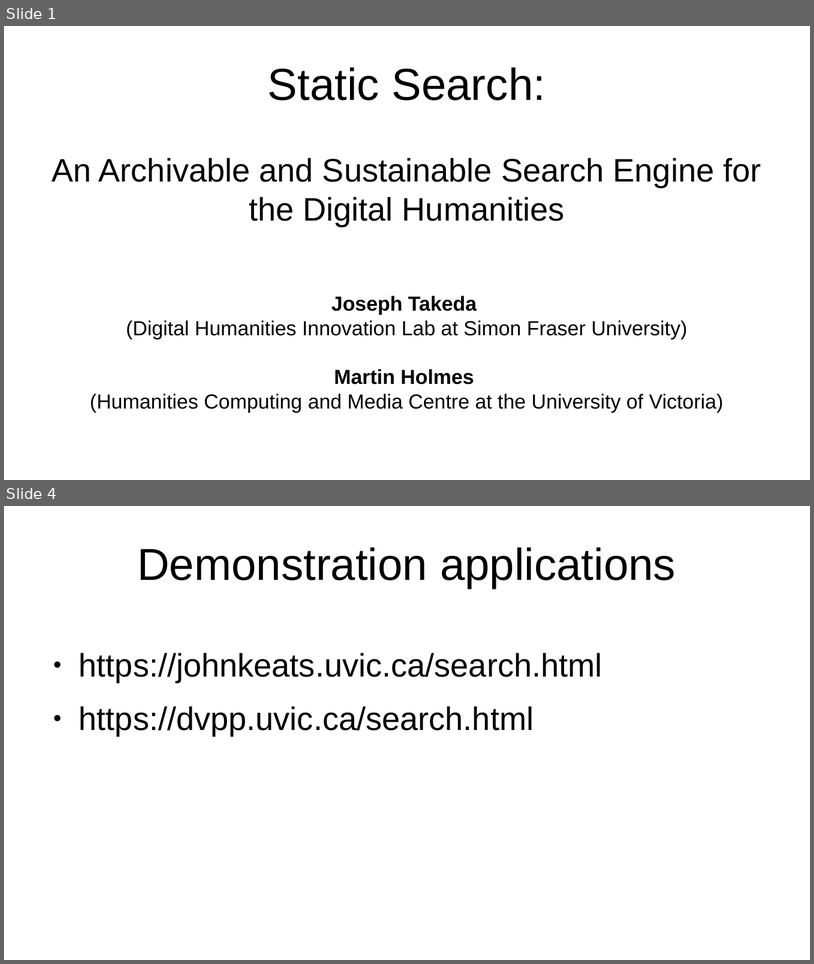
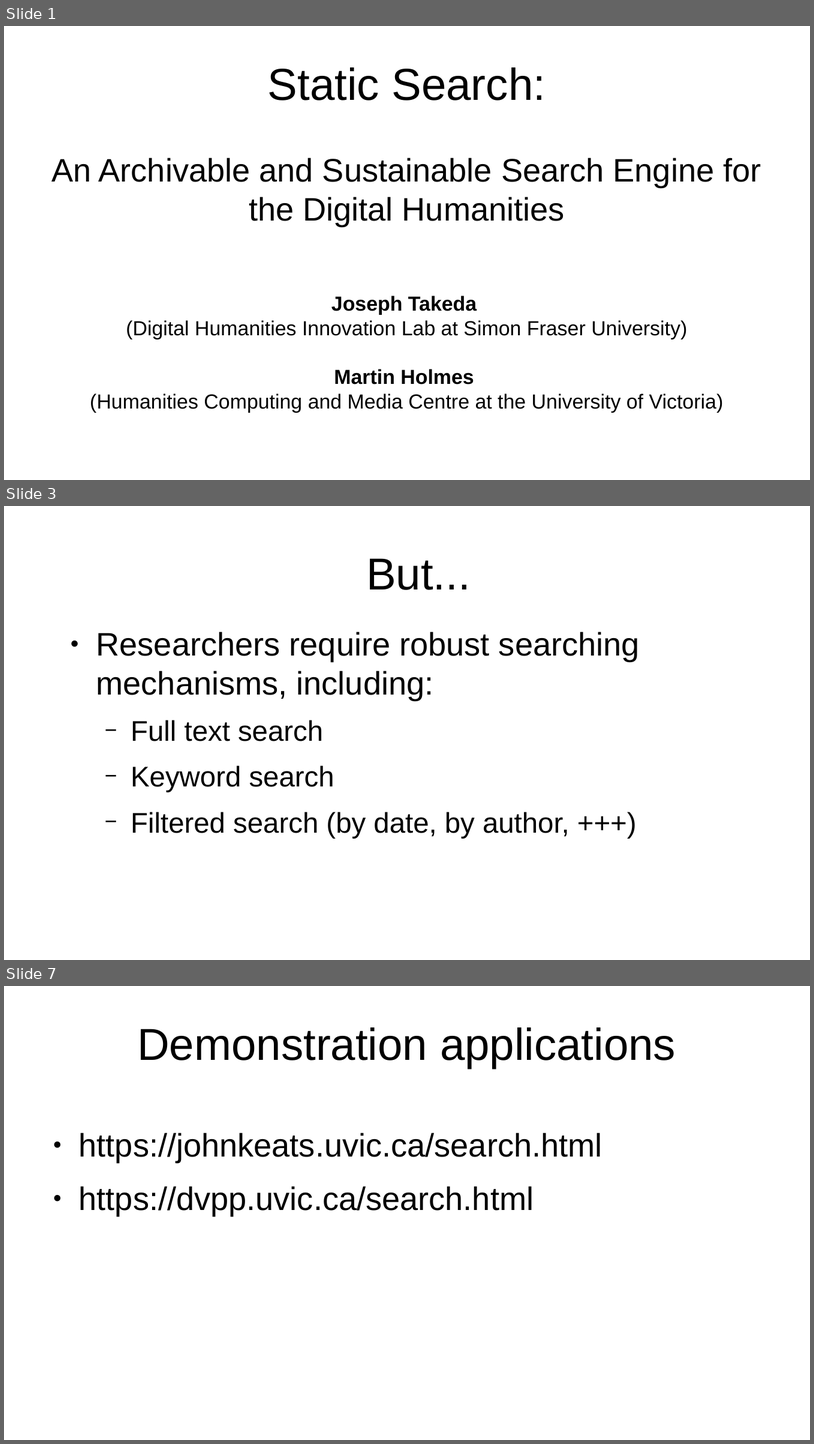
Before and after one commit to projectEndings/Endings, a slide deck: presentations/dhsi2020/staticSearch.odp. Shown one above the other, each under a label of ours: slides 1 and 4 before the commit, slides 1, 3 and 7 after it; the slides between them are not shown. The pictures are 814x964 and 814x1444 pixels, drawn with LibreOffice and Linux fonts; fonts in the diff are those of the drawing. Boxes give left, top, right and bottom in pixels: in the first picture for what was removed or moved away, otherwise in the second. Text is boxed around its words. In the diff, an @@ line names an element or a change of style, - is before the commit and + after.

```diff
--- a/presentations/dhsi2020/staticSearch.odp
+++ b/presentations/dhsi2020/staticSearch.odp
@@ slide 3 added at [4,506,810,960], background #FFFFFF @@
@@ title added at [366,558,471,590], 44 pt, text #000000 @@
+But...
@@ text added at [96,631,640,838], 28 pt, text #000000 @@
+● Researchers require robust searching mechanisms, including:
+  − Full text search
+  − Keyword search
+  − Filtered search (by date, by author, +++)
@@ what was slide 4 is now slide 7 @@
```
Also in this commit, not shown: 4 other slides added, 2 slides removed, 3 other files.
